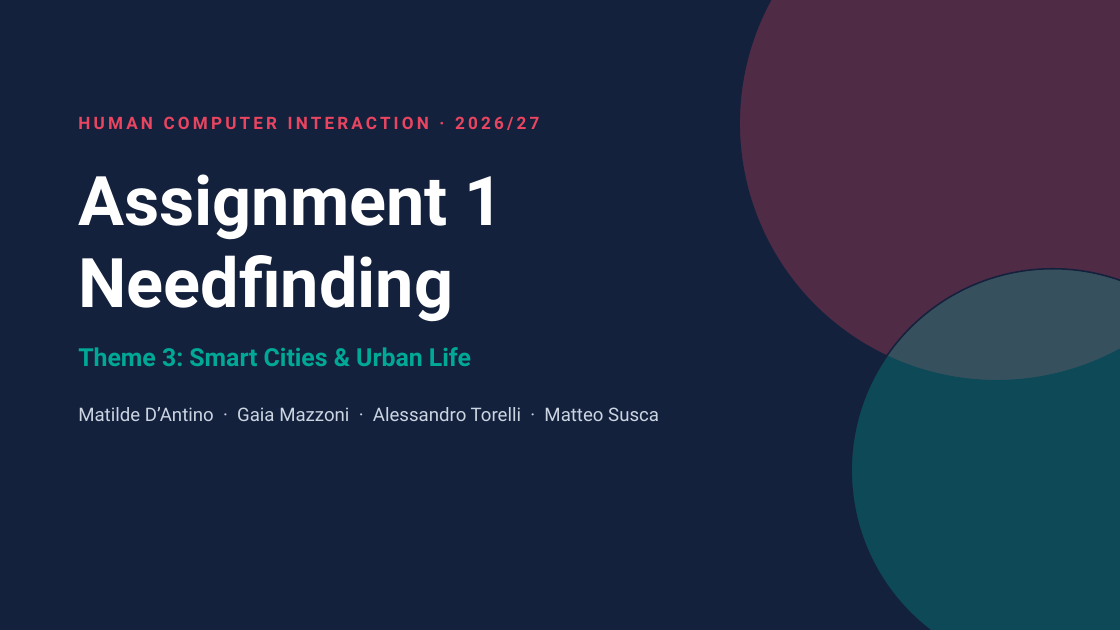
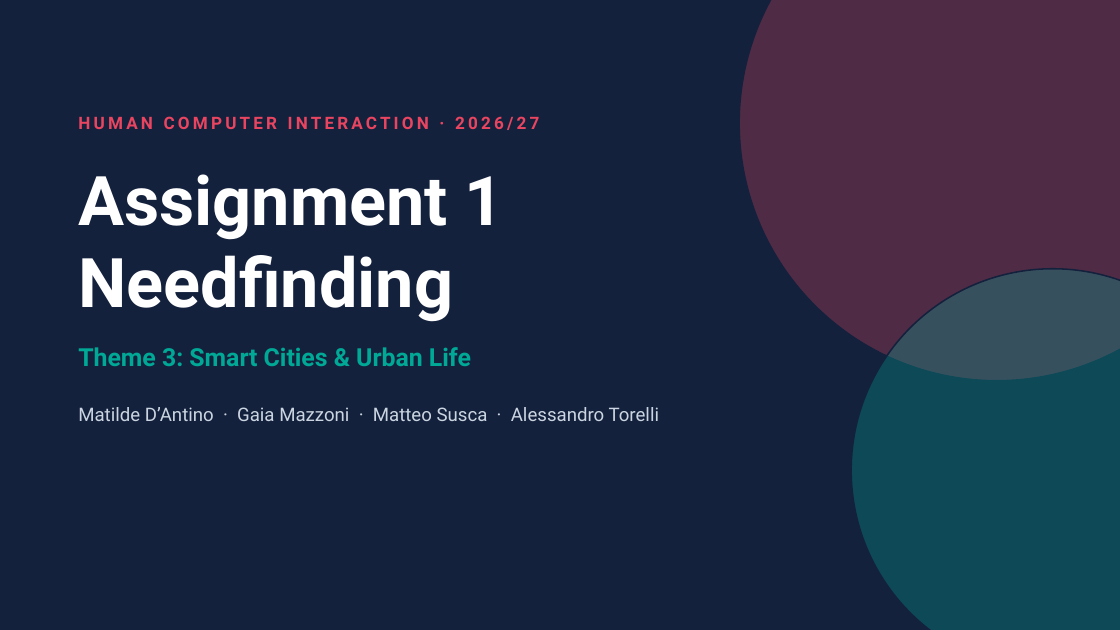
Before and after one commit to matidan01/HCI-project, a slide deck: slide 1 of A1/A1_Needfinding_Slides.pptx. Drawn at 1120x630 pixels with LibreOffice and Linux fonts; fonts in the diff are those of the drawing. Boxes give left, top, right and bottom in pixels: in the first picture for what was removed or moved away, otherwise in the second. Text is boxed around its words. In the diff, an @@ line names an element or a change of style, - is before the commit and + after.

```diff
--- a/A1/A1_Needfinding_Slides.pptx
+++ b/A1/A1_Needfinding_Slides.pptx
@@ text at <box>78,407,660,421</box>: text changed @@
-Matilde D’Antino · Gaia Mazzoni · Alessandro Torelli · Matteo Susca
+Matilde D’Antino · Gaia Mazzoni · Matteo Susca · Alessandro Torelli
```
Also in this commit, not shown: 2 other slides changed, 2 other files.
